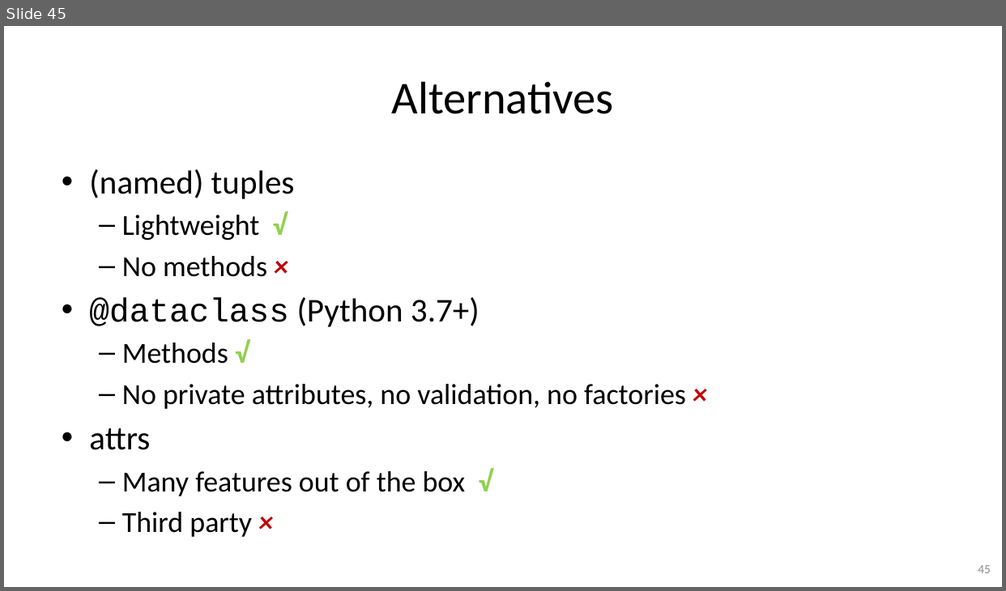
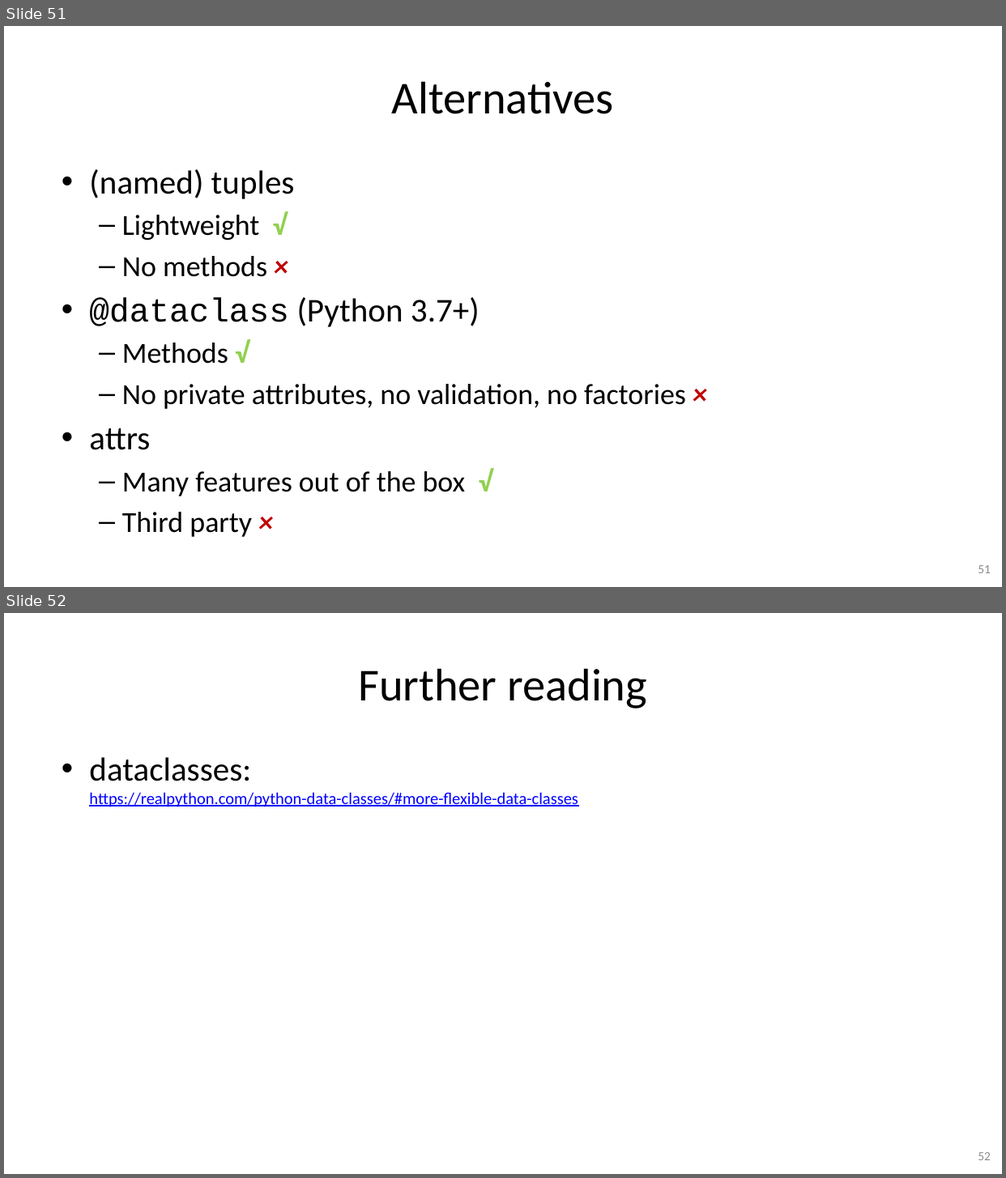
Before and after one commit to gjbex/Python-software-engineering, a slide deck: python_software_engineering.pptx. Shown one above the other, each under a label of ours: slide 45 before the commit, slides 51 and 52 after it. The pictures are 1006x591 and 1006x1178 pixels, drawn with LibreOffice and Linux fonts; fonts in the diff are those of the drawing. Boxes give left, top, right and bottom in pixels: in the first picture for what was removed or moved away, otherwise in the second. Text is boxed around its words. In the diff, an @@ line names an element or a change of style, - is before the commit and + after.

```diff
--- a/python_software_engineering.pptx
+++ b/python_software_engineering.pptx
@@ slide 52 added at box(4, 613, 1002, 1174), background #FFFFFF @@
@@ title added at box(358, 668, 647, 709), 44 pt, text #000000 @@
+Further reading
@@ text added at box(89, 757, 577, 807), 16 pt, text #0000FF, underline @@
+• dataclasses:
+  https://realpython.com/python-data-classes/#more-flexible-data-classes
@@ page number added at box(978, 1152, 991, 1161), 12 pt, text #8C8C8C @@
+52
@@ what was slide 45 is now slide 51 @@
@@ page number at box(978, 565, 991, 574): text changed @@
-45
+51
```
Also in this commit, not shown: 3 slides changed, 6 other slides added.
